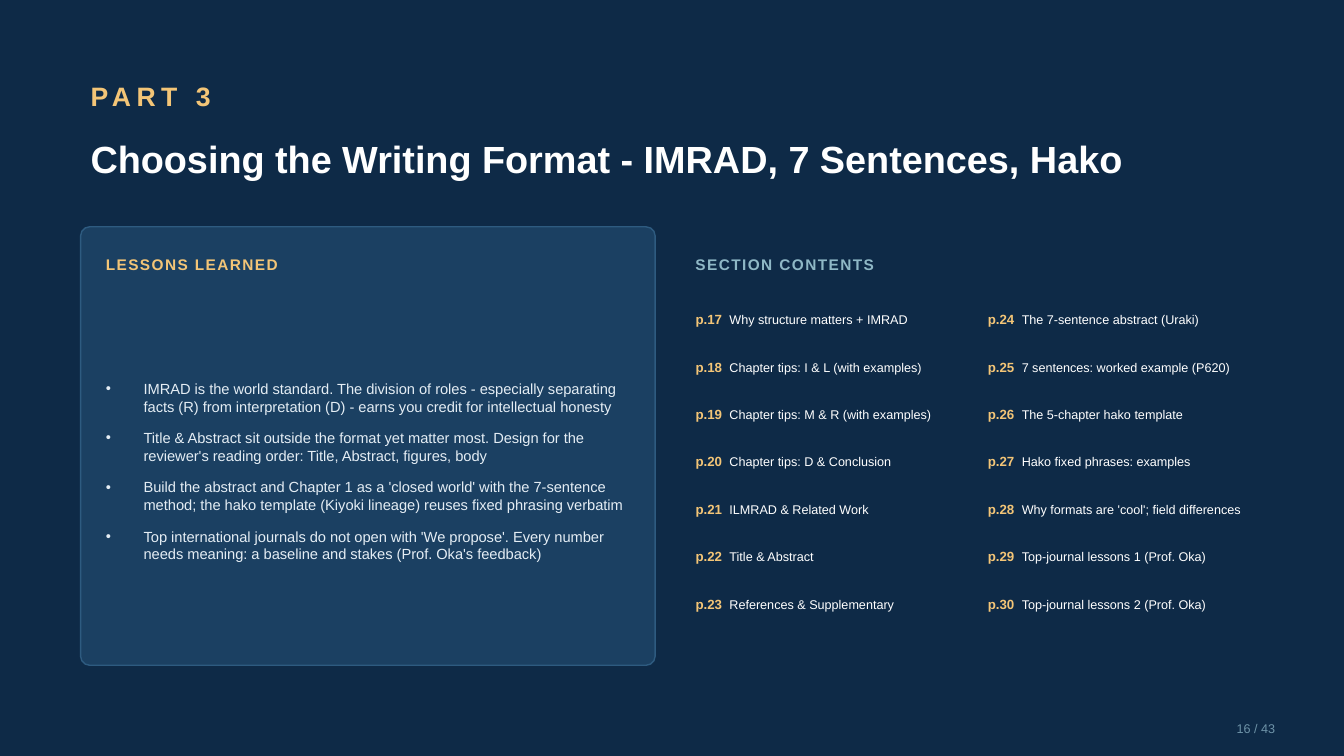
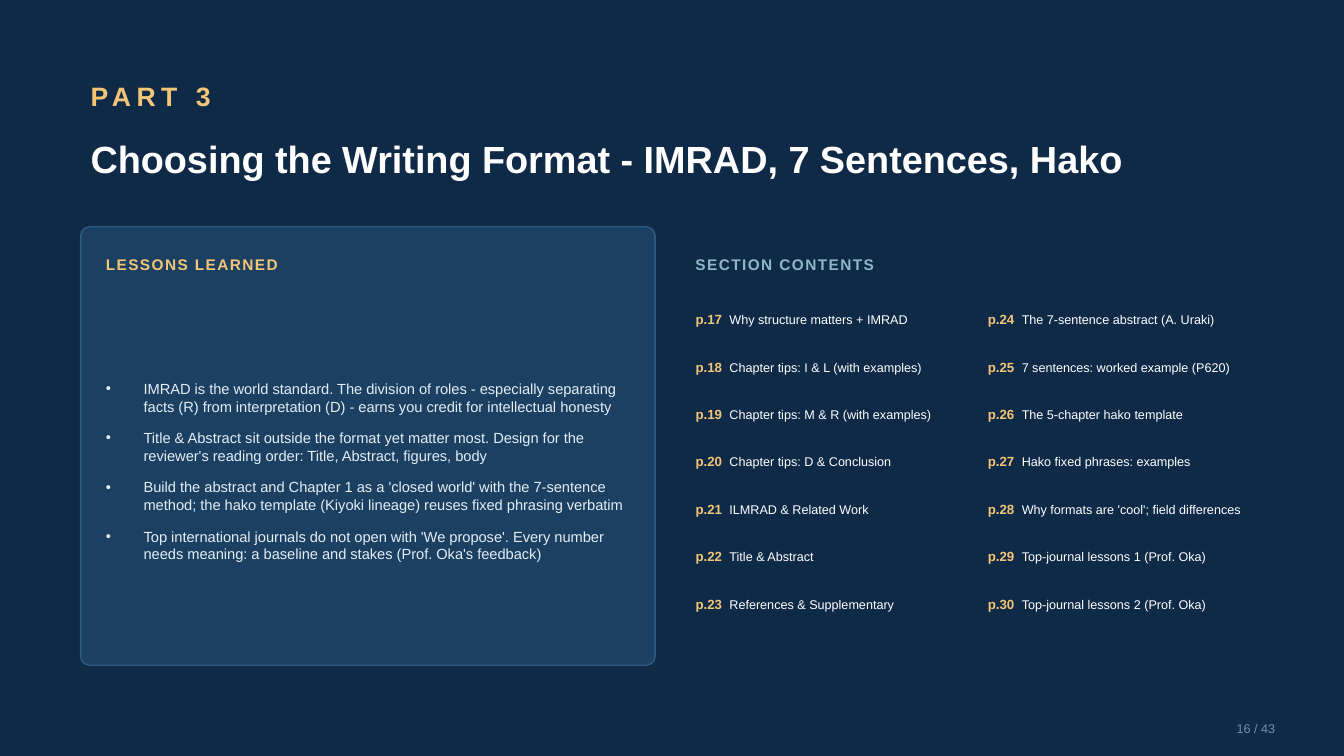
Before and after one commit to aix-sc/research-lifecycle-guide, a slide deck: slide 16 of docs/20260709_Research_Lifecycle_Guide_v7_EN.pptx. Drawn at 1344x756 pixels with LibreOffice and Linux fonts; fonts in the diff are those of the drawing. Boxes give left, top, right and bottom in pixels: in the first picture for what was removed or moved away, otherwise in the second. Text is boxed around its words. In the diff, an @@ line names an element or a change of style, - is before the commit and + after.

```diff
--- a/docs/20260709_Research_Lifecycle_Guide_v7_EN.pptx
+++ b/docs/20260709_Research_Lifecycle_Guide_v7_EN.pptx
@@ text at <box>988,314,1215,327</box>: text changed @@
-p.24 The 7-sentence abstract (Uraki)
+p.24 The 7-sentence abstract (A. Uraki)
```
Also in this commit, not shown: 3 other slides changed, 6 other files.
